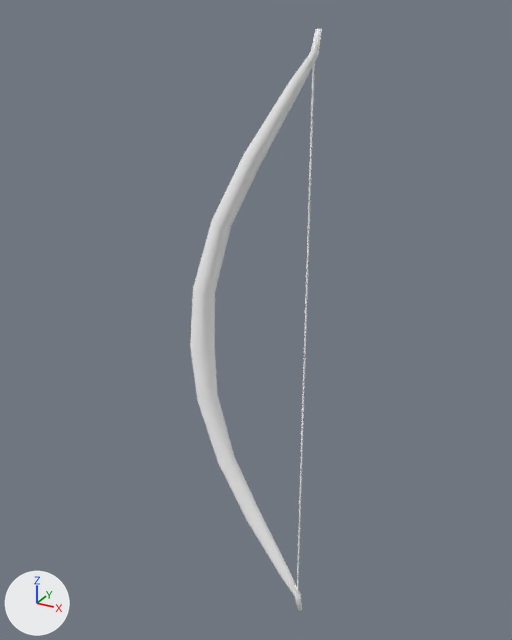
The glTF model apps/client/src/props/art-study/source-natural-bow/natural-bow-weathered.glb: old version first, new version second.
Camera for both pictures: a 50 mm camera at (0.645, -1.141, 1.28) aimed at (-0.001, 0.033, 0.693). The axes (+X, +Y, +Z) are drawn at lower left. The lights are the same throughout. The older version comes first. Where no turn or scale is listed for an object, it has been applied to the vertices.

In view in the first picture: 'natural-bow-weathered runtime mesh'.
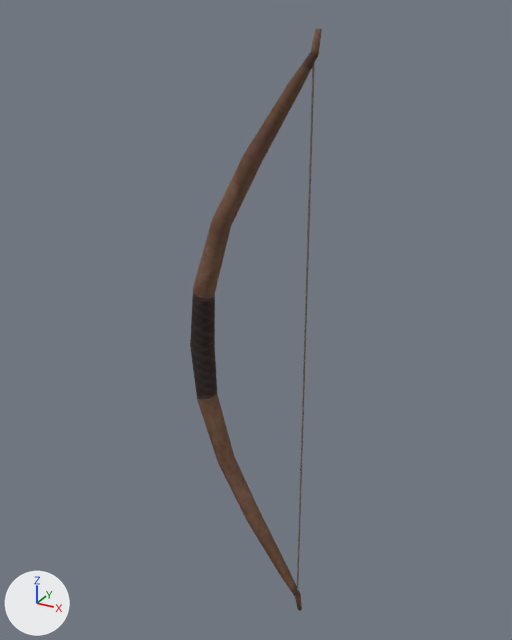
Patch to the scene script:
```diff
--- a/apps/client/src/props/art-study/source-natural-bow/natural-bow-weathered.glb.py
+++ b/apps/client/src/props/art-study/source-natural-bow/natural-bow-weathered.glb.py
@@ img_bow01d @@
+img_bow01d = load_image('bow01D', '_unpacked/bow01D', 128, 256, 'sRGB')
@@ mat_bow_bowarrowquiver_albedo @@
+mat_bow_bowarrowquiver_albedo = principled_material('bow bowarrowquiver albedo')
+mat_bow_bowarrowquiver_albedo.texture = img_bow01d
+mat_bow_bowarrowquiver_albedo.roughness = 0.9
@@ me_circle_001 @@
 me_circle_001.from_pydata(...)  # 222 vertices, 432 faces; spans x -0.05..0.227, y -0.026..0.026, z -0.625..0.625
-me_circle_001.materials.append(mat_bowarrowquiver)  # white #ffffff
+me_circle_001.materials.append(mat_bow_bowarrowquiver_albedo)  # picture img_bow01d
```

Location of each change, [x1, y1, x2, y2] in pixels of the pictures (512 x 640 px):
'natural-bow-weathered runtime mesh', recoloured (white to brown): [190, 29, 322, 611] in both
